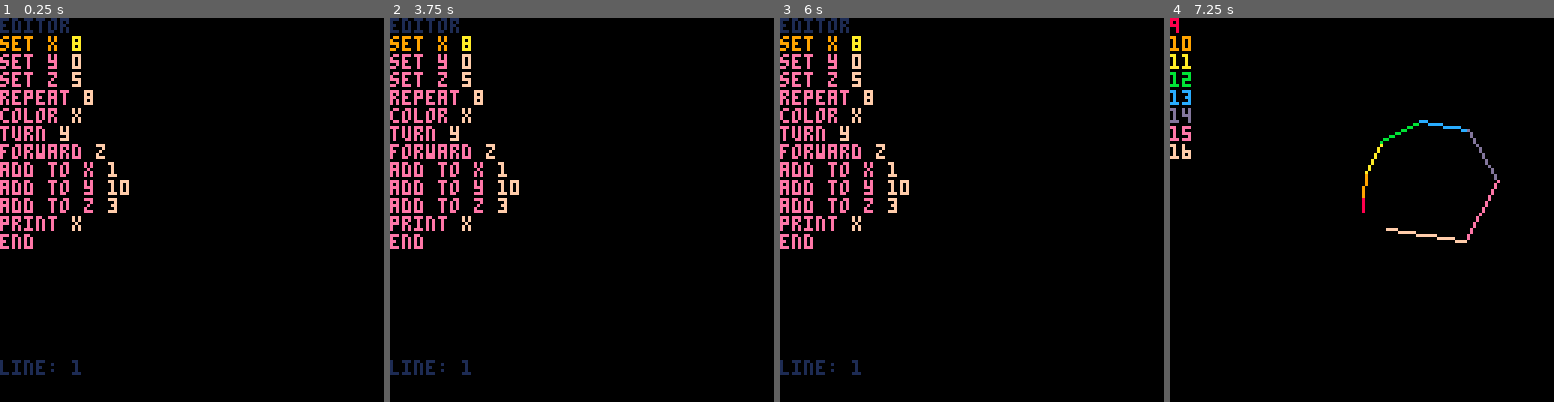
Above: before the commit, frames 1-4 (left to right).
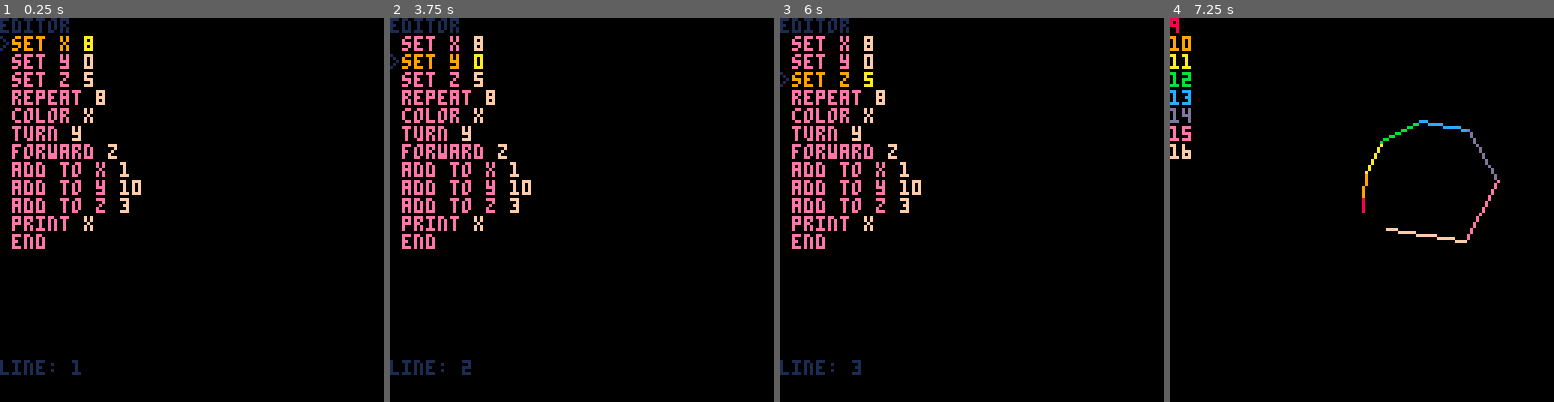
Above: after the commit, the same moments.

Repository: eduvf/PICO-8-experiments
Game: PICO-8 cartridge code.p8
Two runs of this game, one before a commit and one after it. Both use one fixed random seed, a clock stepped at 60 frames per second and the inputs below.
Inputs:
- Up to frame 1 (0.25 s): no input
- Up to frame 2 (3.75 s): tap X (X key) at 0.33, 1.07, 1.85, 2.97 s; hold Up 2.15-2.42 s; hold Down from 3.63 s (still down)
- Up to frame 3 (6 s): release Down at 3.97 s; tap X (X key) at 4.08, 5.2 s; hold Up 4.73-5.03 s; hold Down from 5.73 s (still down)
- Up to frame 4 (7.25 s): release Down at 6.03 s; tap X (X key) at 6.32 s; hold Up from 7.18 s (still down)

The runs differ from the first frame. In frame 1, 5.2% of the frame differs, in the area x 0-37%, y 4-61%; in frame 2, 5.4%, in the area x 0-37%, y 4-93%; in frame 3, 5.4%; in frame 4, nothing differs.

Commit message:
move cursor

Diff:
--- a/code.p8
+++ b/code.p8
@@ -29,6 +29,15 @@
     reset()
     run_code()
   end
+
+  if editor then
+    if btnp(2) then
+      cursor.line = mid(1, cursor.line - 1, #code)
+    end
+    if btnp(3) then
+      cursor.line = mid(1, cursor.line + 1, #code)
+    end
+  end
 end
 
 function _draw()
@@ -39,9 +48,9 @@
     for i = 1, 18 do
       if code[i] then
         if cursor.line == i then
-          print('\f9'..code[i].op..' \fa'..code[i].arg)
+          print('\f1>\f9'..code[i].op..' \fa'..code[i].arg)
         else
-          print('\fe'..code[i].op..' \ff'..code[i].arg)
+          print(' \fe'..code[i].op..' \ff'..code[i].arg)
         end
       else
         print('')
